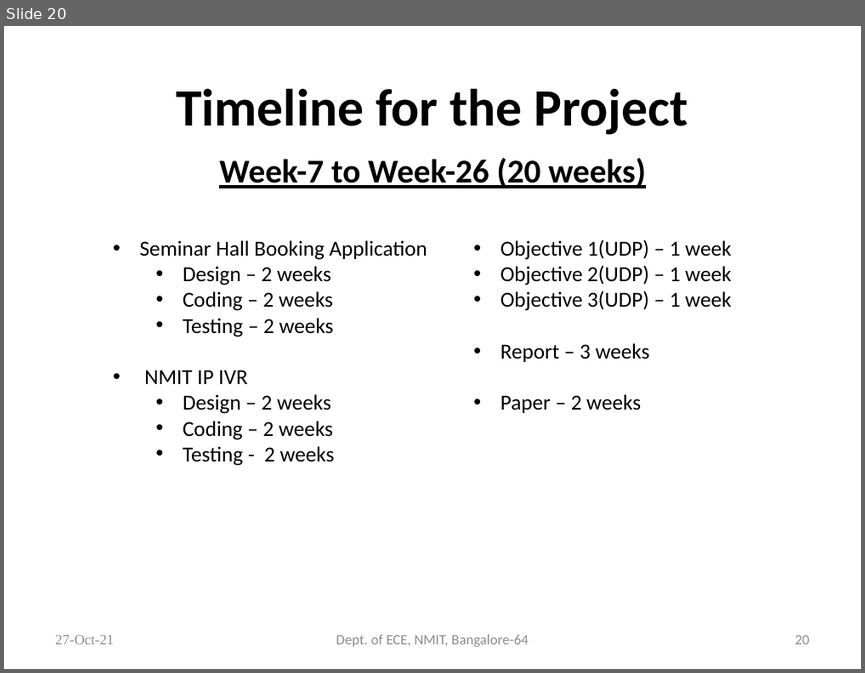
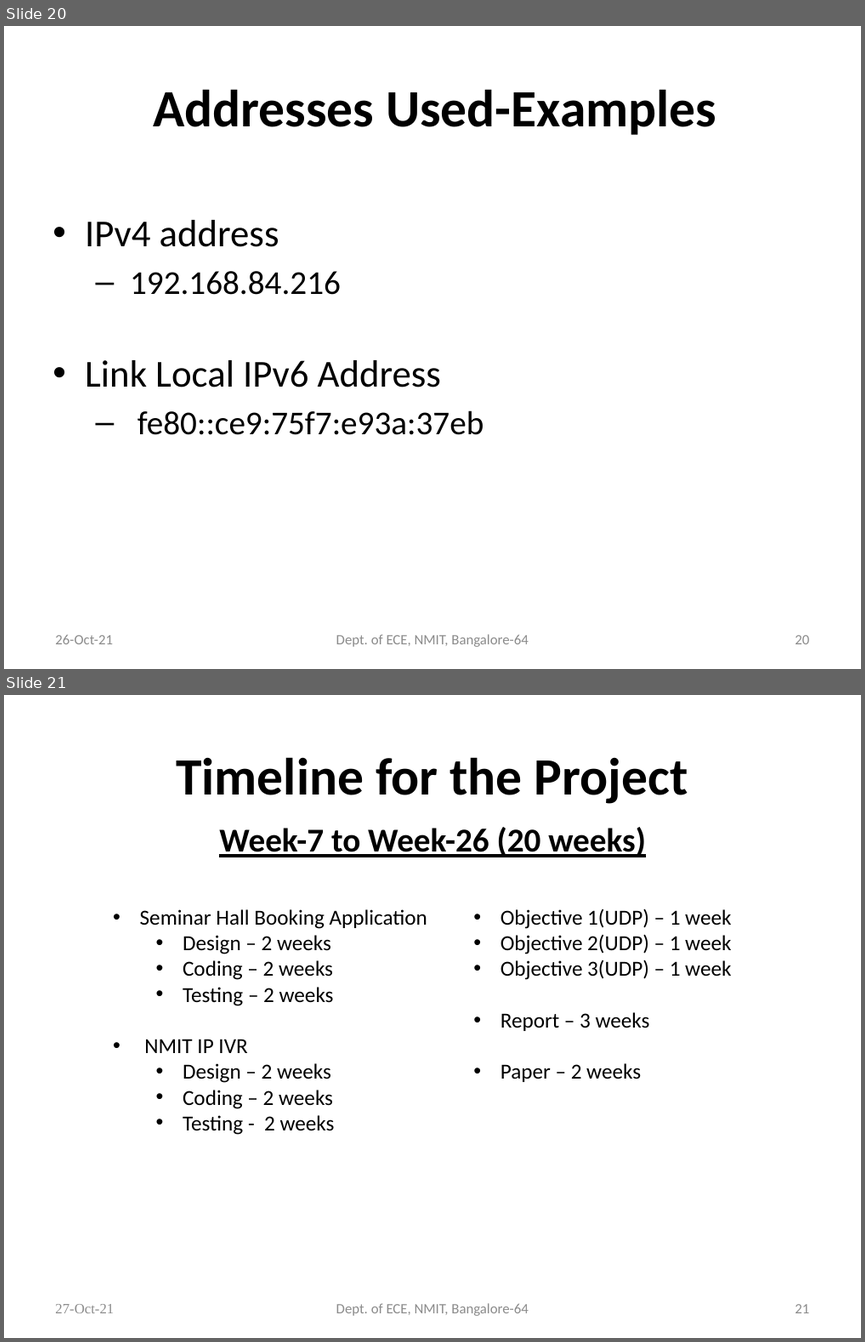
Before and after one commit to Shivakumarbharath/Dual-Stack-Host, a slide deck: Official Documents/Project Batch 16 phase 2.pptx. Shown one above the other, each under a label of ours: slide 20 before the commit, slides 20 and 21 after it. The pictures are 865x673 and 865x1342 pixels, drawn with LibreOffice and Linux fonts; fonts in the diff are those of the drawing. Boxes give left, top, right and bottom in pixels: in the first picture for what was removed or moved away, otherwise in the second. Text is boxed around its words. In the diff, an @@ line names an element or a change of style, - is before the commit and + after.

```diff
--- a/Official Documents/Project Batch 16 phase 2.pptx
+++ b/Official Documents/Project Batch 16 phase 2.pptx
@@ slide 20 added at (x1=4, y1=26, x2=861, y2=669), background #FFFFFF @@
@@ title added at (x1=153, y1=89, x2=716, y2=135), 44 pt, text #000000, bold @@
+Addresses Used-Examples
@@ text added at (x1=85, y1=220, x2=483, y2=435), 28 pt, text #000000 @@
+• IPv4 address
+  – 192.168.84.216
+• Link Local IPv6 Address
+  – fe80::ce9:75f7:e93a:37eb
@@ text added at (x1=55, y1=635, x2=113, y2=644), 12 pt, text #8C8C8C @@
+26-Oct-21
@@ text added at (x1=336, y1=634, x2=528, y2=646), 12 pt, text #8C8C8C @@
+Dept. of ECE, NMIT, Bangalore-64
@@ page number added at (x1=794, y1=635, x2=809, y2=644), 12 pt, text #8C8C8C @@
+20
@@ what was slide 20 is now slide 21 @@
@@ page number at (x1=794, y1=1304, x2=809, y2=1313): text changed @@
-20
+21
```
Also in this commit, not shown: 6 slides changed, 3 other files.
